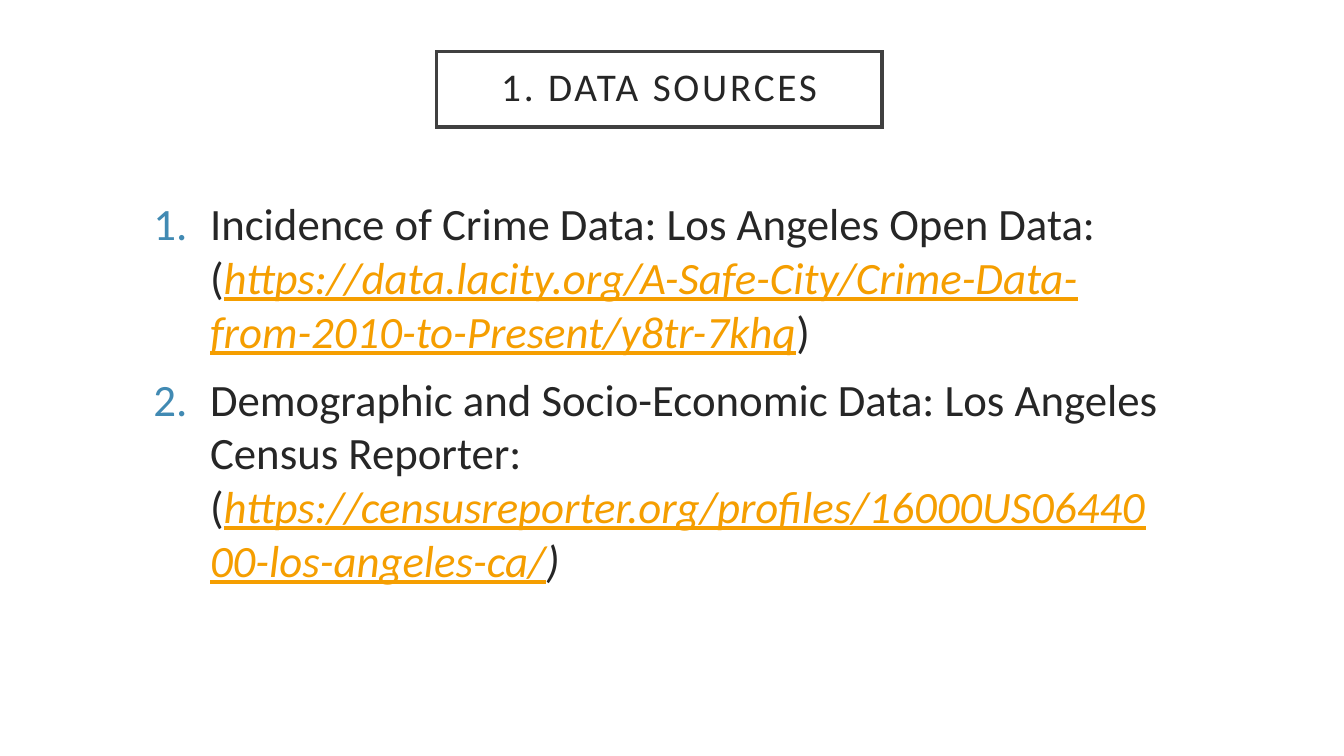
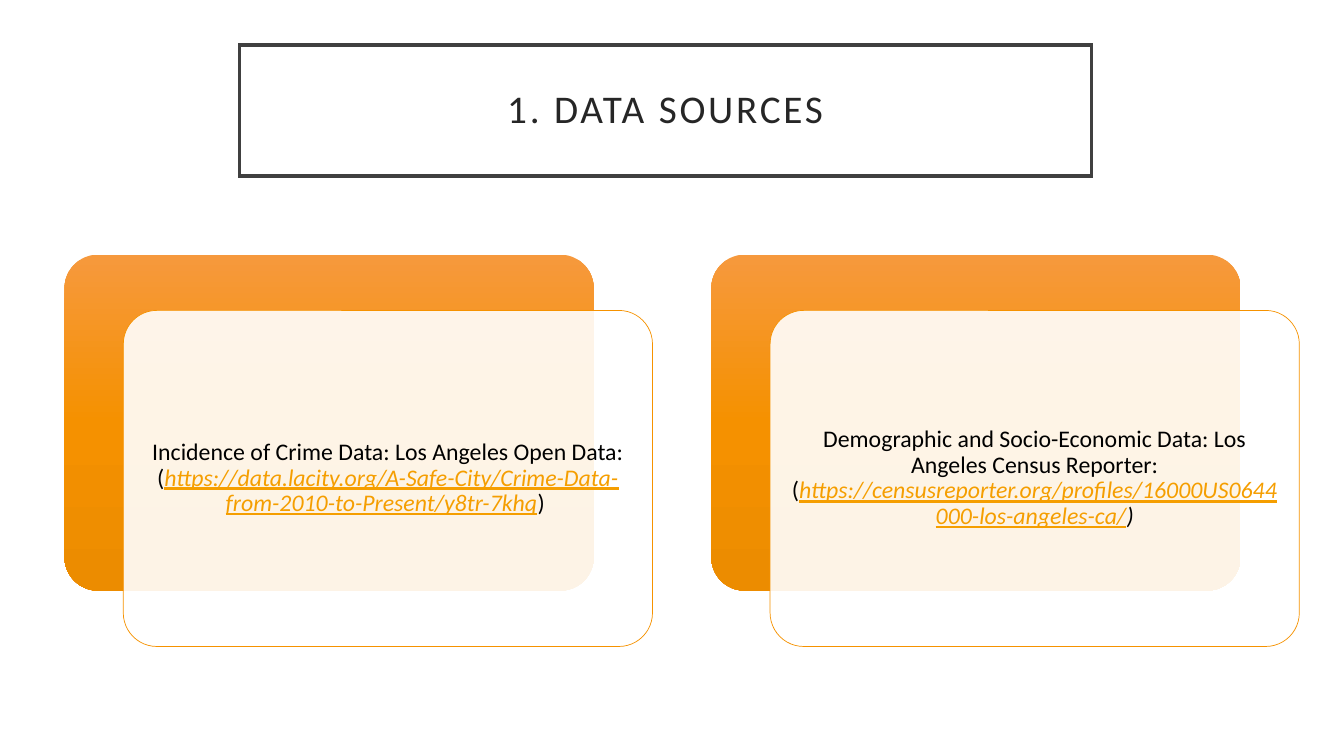
Before and after one commit to shrawantee/Project-Analysis-of-Violent-Crime-in-LA, a slide deck: slide 6 of Presentation/LACity Crime-Final Slides.pptx. Drawn at 1344x756 pixels with LibreOffice and Linux fonts; fonts in the diff are those of the drawing. Boxes give left, top, right and bottom in pixels: in the first picture for what was removed or moved away, otherwise in the second. Text is boxed around its words. In the diff, an @@ line names an element or a change of style, - is before the commit and + after.

```diff
--- a/Presentation/LACity Crime-Final Slides.pptx
+++ b/Presentation/LACity Crime-Final Slides.pptx
@@ title "1. DATA SOURCES": place and size @@
-title "1. DATA SOURCES" at [437, 51, 882, 127]
+title "1. DATA SOURCES" at [239, 45, 1091, 176]
@@ text removed at [210, 209, 1158, 585] @@
-1. Incidence of Crime Data: Los Angeles Open Data: (https://data.lacity.org/A-Safe-City/Crime-Data-from-2010-to-Present/y8tr-7khq)
-2. Demographic and Socio-Economic Data: Los Angeles Census Reporter: (https://censusreporter.org/profiles/16000US0644000-los-angeles-ca/)
@@ group added at [65, 255, 1300, 646]: 4 rounded rectangles, 2 texts @@
+Incidence of Crime Data: Los Angeles Open Data: (https://data.lacity.org/A-Safe-City/Crime-Data-from-2010-to-Present/y8tr-7khq)
+Demographic and Socio-Economic Data: Los Angeles Census Reporter: (https://censusreporter.org/profiles/16000US0644000-los-angeles-ca/)
```
Also in this commit, not shown: 4 other slides changed, 3 slides added, 2 slides removed.
